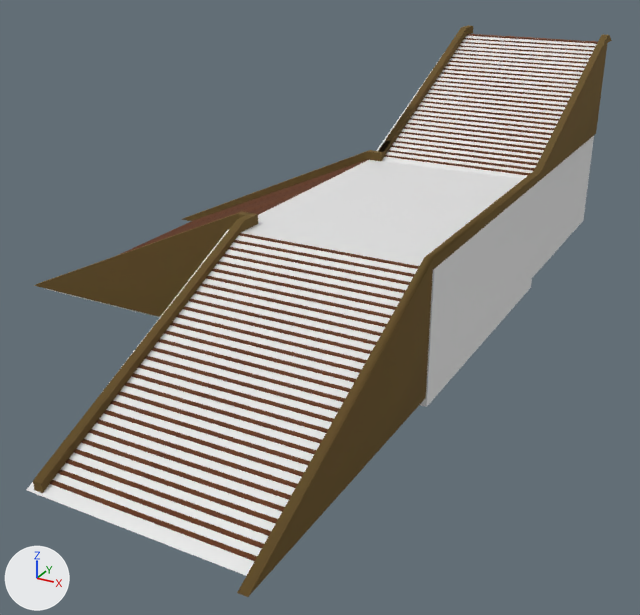
What one commit did to the FBX model Blender Files/EnvironmentAssets/Exports/Stairs/SplitStaircase.fbx.
Both versions are drawn from a 50 mm camera at (189.4, -91.4, 60.5) aimed at (141.4, -4.2, 16.8). Arrows for +X, +Y and +Z are at lower left; the lights stay in place. The older version comes first.

The first picture shows 'Cube.028', 'SplitStairsCaps', 'SplitStairsHitbox', 'SplitStairs_1', 'SplitStairs_2', 'SplitStairs_3'.
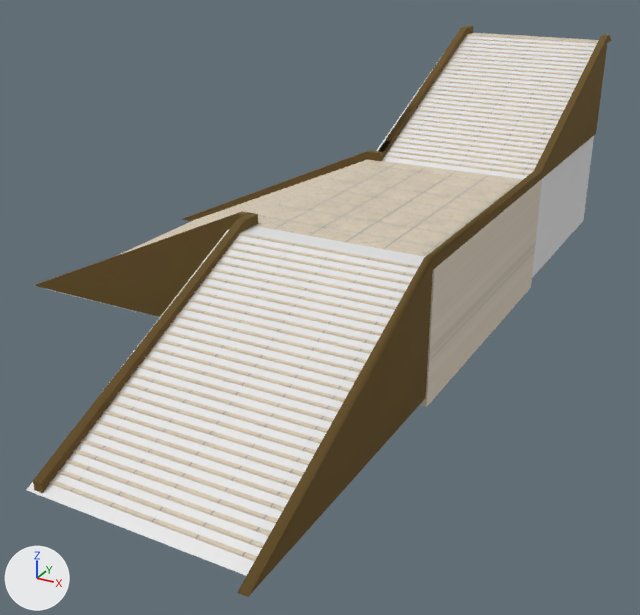
Edits to the bpy script that builds the scene:
```text
Add img_marbletiles_low_defaultmaterial_normal_png:
    img_marbletiles_low_defaultmaterial_normal_png = load_image('MarbleTiles_Low_DefaultMaterial_Normal.png', '../../../Textures/EnvironmentTrimSheetTextures/MarbleTilesSimple/MarbleTiles_Low_DefaultMaterial_Normal.png', 2048, 2048, 'Non-Color')
Add img_marbletiles_low_defaultmaterial_metallicsmoothness_png:
    img_marbletiles_low_defaultmaterial_metallicsmoothness_png = load_image('MarbleTiles_Low_DefaultMaterial_MetallicSmoothness.png', '../../../Textures/EnvironmentTrimSheetTextures/MarbleTilesSimple/MarbleTiles_Low_DefaultMaterial_MetallicSmoothness.png', 2048, 2048, 'Non-Color')
Add img_marbletiles_low_defaultmaterial_albedotransparency_png:
    img_marbletiles_low_defaultmaterial_albedotransparency_png = load_image('MarbleTiles_Low_DefaultMaterial_AlbedoTransparency.png', '../../../Textures/EnvironmentTrimSheetTextures/MarbleTilesSimple/MarbleTiles_Low_DefaultMaterial_AlbedoTransparency.png', 2048, 2048, 'sRGB')
Add mat_tiles:
    mat_tiles = bpy.data.materials.new('Tiles')
    # uses the picture img_marbletiles_low_defaultmaterial_albedotransparency_png
    # uses the picture img_marbletiles_low_defaultmaterial_metallicsmoothness_png
    # uses the picture img_marbletiles_low_defaultmaterial_normal_png
Change me_cube_007:
    where me_cube_007.from_pydata(...)  # 720 vertices, 660 faces; spans x -10.9..10.9, y -0.6..29.6, z -0.3..13.2
    remove me_cube_007.materials.append(mat_woodfloor)
    add me_cube_007.materials.append(mat_tiles)
Change me_cube_019:
    used by ob_splitstairs_3; location = (150.3, 16.6, 31.0)
    remove me_cube_019.from_pydata(...)  # 720 vertices, 660 faces; spans x -10.9..10.9, y -0.6..29.6, z -0.3..13.0
    add me_cube_019.from_pydata(...)  # 732 vertices, 672 faces; spans x -10.9..10.9, y -0.6..31.4, z -0.3..13.0
    me_cube_019 part 1
    5 faces are deleted
    12 new vertices lie (0.0, 1.8, 0.0) away from vertices in x -10.9..10.9, y 29.6, z 12.4..13.0
    17 new faces join them
    me_cube_019 part 2: 655 faces spanning x -10.9..10.9, y -0.6..29.6, z -0.3..13.0 switch from mat_woodfloor to mat_tiles
Change me_cube_028:
    where me_cube_028.from_pydata(...)  # 8 vertices, 6 faces; spans x -11.6..11.6, y -17.8..17.8, z -7.3..7.3
    add me_cube_028.materials.append(mat_tiles)
Change me_cube_012:
    where me_cube_012.from_pydata(...)  # 960 vertices, 900 faces; spans x -0.6..29.6, y -15.8..15.8, z -0.3..13.2
    remove me_cube_012.materials.append(mat_woodfloor)
    add me_cube_012.materials.append(mat_tiles)
```

What differs and where, as boxes (x1, y1, x2, y2) in the pictures (640 x 615 px):
'Cube.028', recoloured (white to grey)
    both: (255, 160, 542, 407)
'SplitStairs_2', recoloured (lighter)
    both: (50, 233, 419, 561)
'SplitStairs_3', reshaped
    before: (385, 34, 598, 176)
    after: (385, 33, 608, 176)
'SplitStairs_1', recoloured
    both: (119, 159, 367, 255)
part 1 of me_cube_019, built on
    after: (470, 33, 608, 45)
part 2 of me_cube_019, recoloured (brown to white)
    both: (385, 34, 598, 176)
